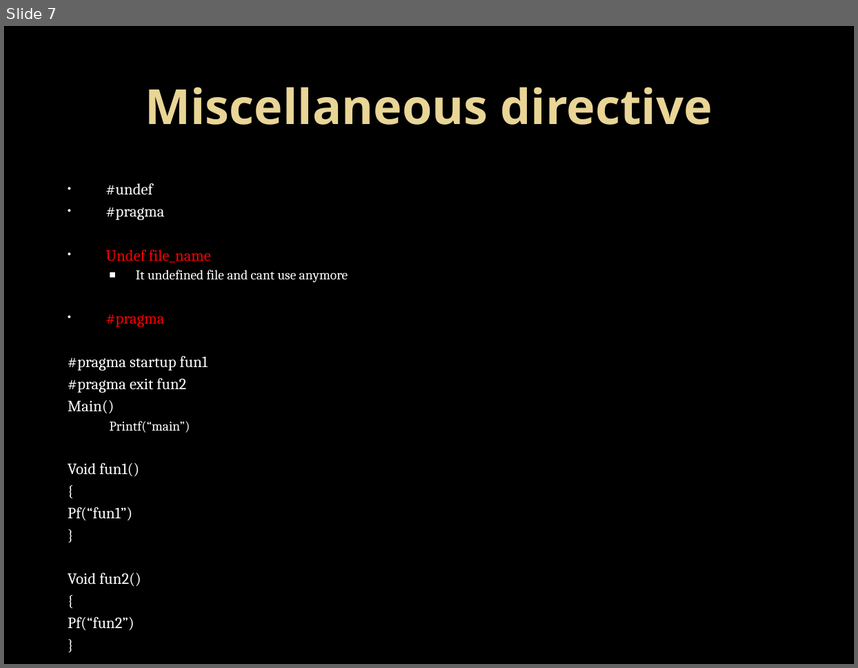
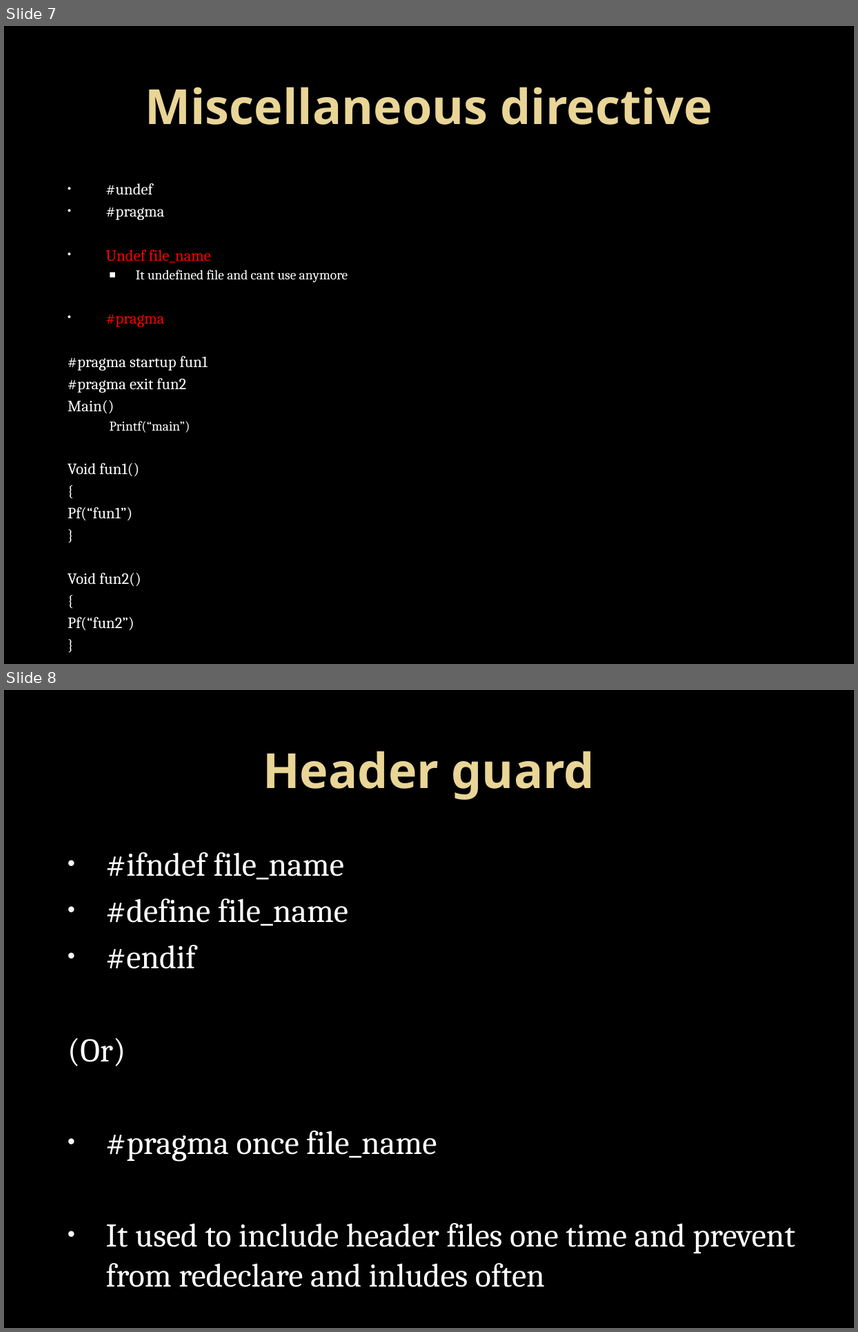
Before and after one commit to Mahesh-7/C_Programs, a slide deck: PPT/preprocessor_directive.pptx. Shown one above the other, each under a label of ours: slide 7 before the commit, slides 7 and 8 after it. The pictures are 858x668 and 858x1332 pixels, drawn with LibreOffice and Linux fonts; fonts in the diff are those of the drawing; background and template pictures are left out. Boxes give left, top, right and bottom in pixels: in the first picture for what was removed or moved away, otherwise in the second. Text is boxed around its words. In the diff, an @@ line names an element or a change of style, - is before the commit and + after.

```diff
--- a/PPT/preprocessor_directive.pptx
+++ b/PPT/preprocessor_directive.pptx
@@ slide 8 added at <box>4,690,854,1328</box>, background picture (left out) @@
@@ title added at <box>263,751,595,800</box>, 41 pt, text gradient #EAD696 to #E7D081, bold @@
+Header guard
@@ text added at <box>67,852,795,1287</box>, 28 pt, text #FFFFFF @@
+• #ifndef file_name
+• #define file_name
+• #endif
+(Or)
+• #pragma once file_name
+• It used to include header files one time and prevent from redeclare and inludes often
```
Also in this commit, not shown: 1 other slide added.
